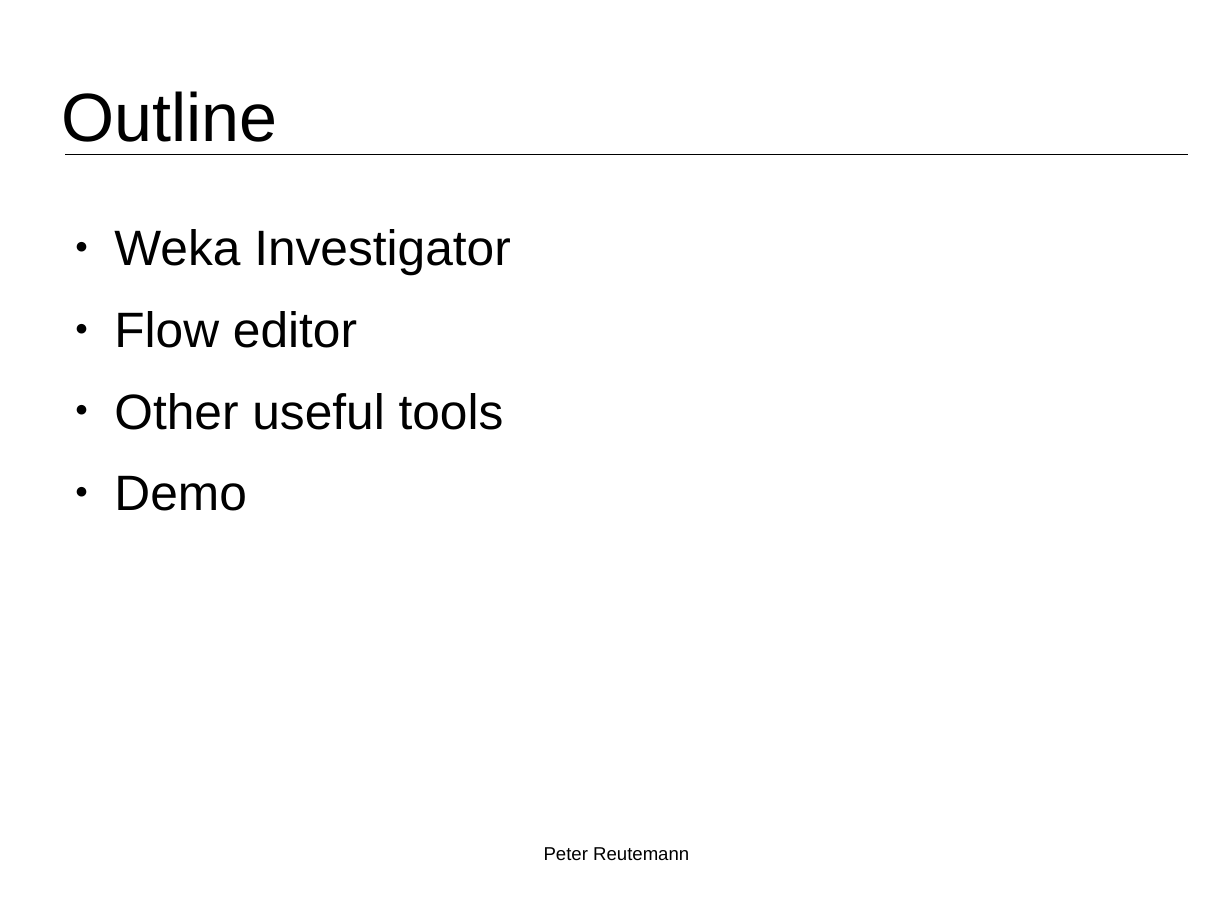
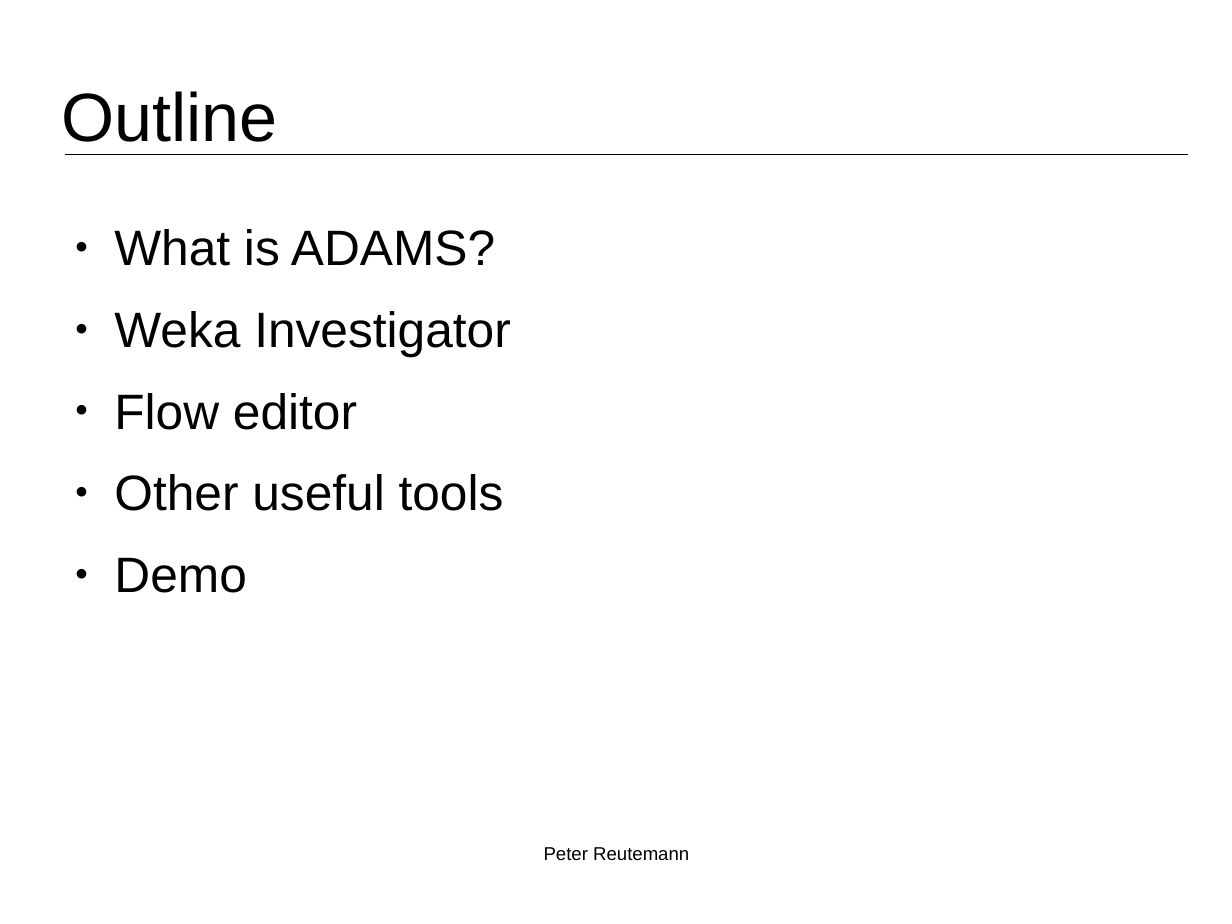
Before and after one commit to fracpete/weka-user-conference-2021, a slide deck: slide 2 of adams/adams.odp. Drawn at 1232x924 pixels with LibreOffice and Linux fonts; fonts in the diff are those of the drawing; background and template pictures are left out. Boxes give left, top, right and bottom in pixels: in the first picture for what was removed or moved away, otherwise in the second. Text is boxed around its words. In the diff, an @@ line names an element or a change of style, - is before the commit and + after.

```diff
--- a/adams/adams.odp
+++ b/adams/adams.odp
@@ text at bbox=[114, 229, 495, 266]: paragraph added @@
+● What is ADAMS?
```
Also in this commit, not shown: 4 other slides changed, 1 slide added, 5 other files.
